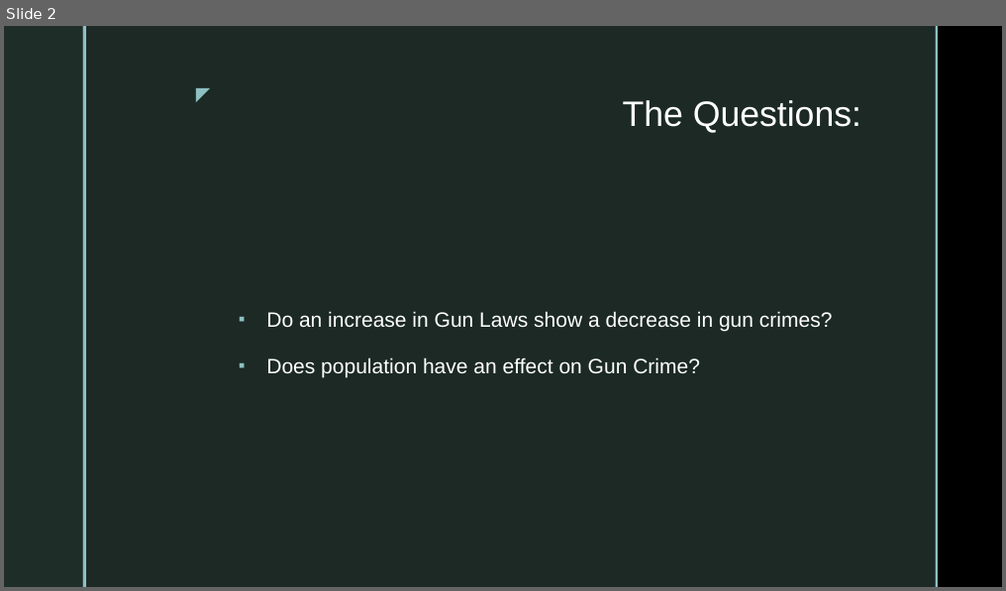
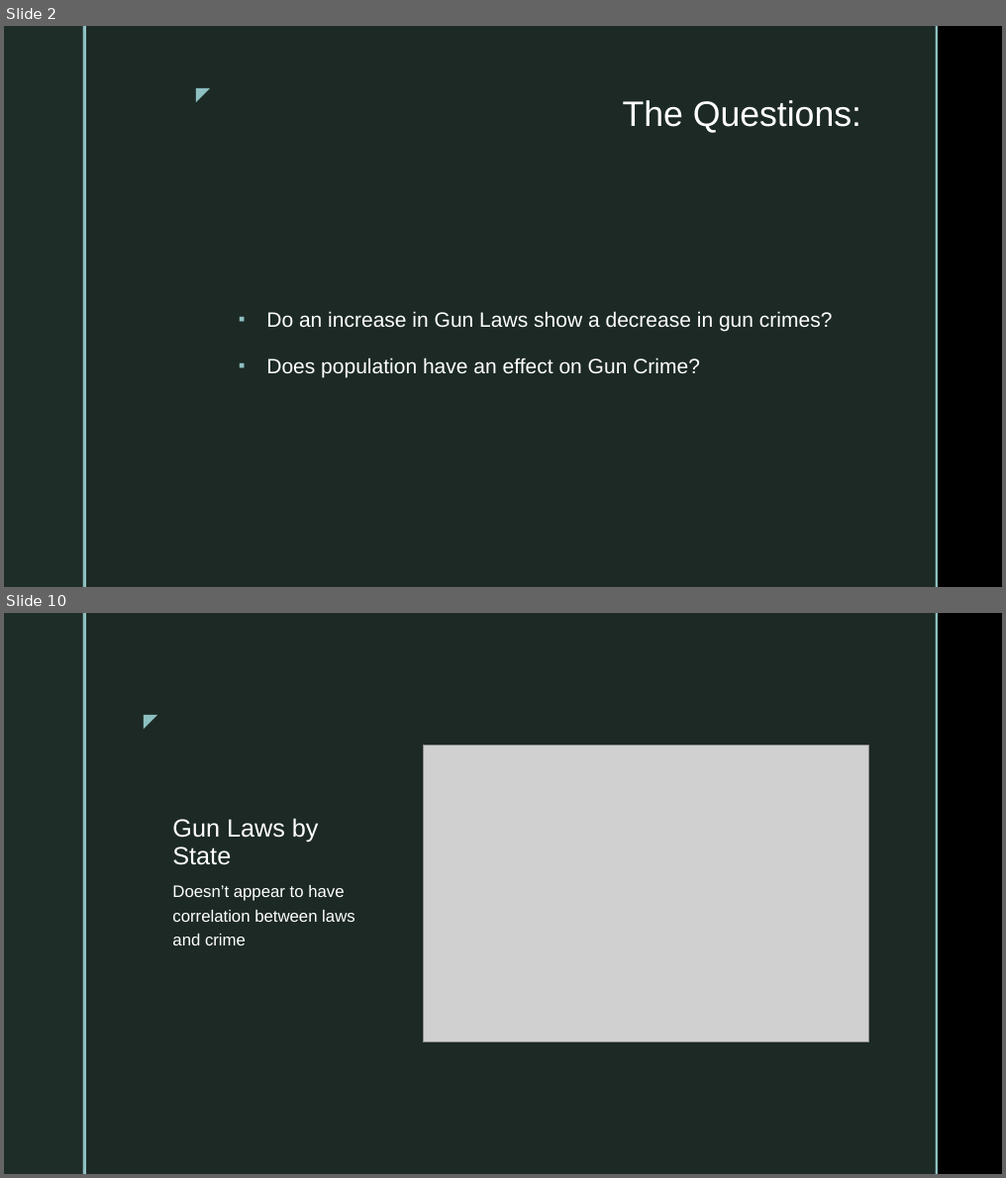
Before and after one commit to Vallito/Project_1, a slide deck: Affects of Gun Laws on Gun Crime.pptm. Shown one above the other, each under a label of ours: slide 2 before the commit, slides 2 and 10 after it; the slides between them are not shown. The pictures are 1006x591 and 1006x1178 pixels, drawn with LibreOffice and Linux fonts; fonts in the diff are those of the drawing; grey boxes stand for pictures; background and template pictures are left out. Boxes give left, top, right and bottom in pixels: in the first picture for what was removed or moved away, otherwise in the second. Text is boxed around its words. In the diff, an @@ line names an element or a change of style, - is before the commit and + after.

```diff
--- a/Affects of Gun Laws on Gun Crime.pptm
+++ b/Affects of Gun Laws on Gun Crime.pptm
@@ slide 10 added at [4,613,1002,1174], background picture (left out); not listed: 4 template elements that a slide beside it also shows @@
@@ text added at [132,705,165,735], 18 pt, text #8EC0C1 @@
+◤
@@ picture added at [423,745,869,1042] @@
@@ title added at [172,818,319,865], 24 pt, text #FFFFFF @@
+Gun Laws by State
@@ text added at [172,885,355,946], 16 pt, text #FFFFFF @@
+Doesn’t appear to have correlation between laws and crime
```
Also in this commit, not shown: 7 slides changed, 3 other slides added, 1 slide removed, 3 other files.
